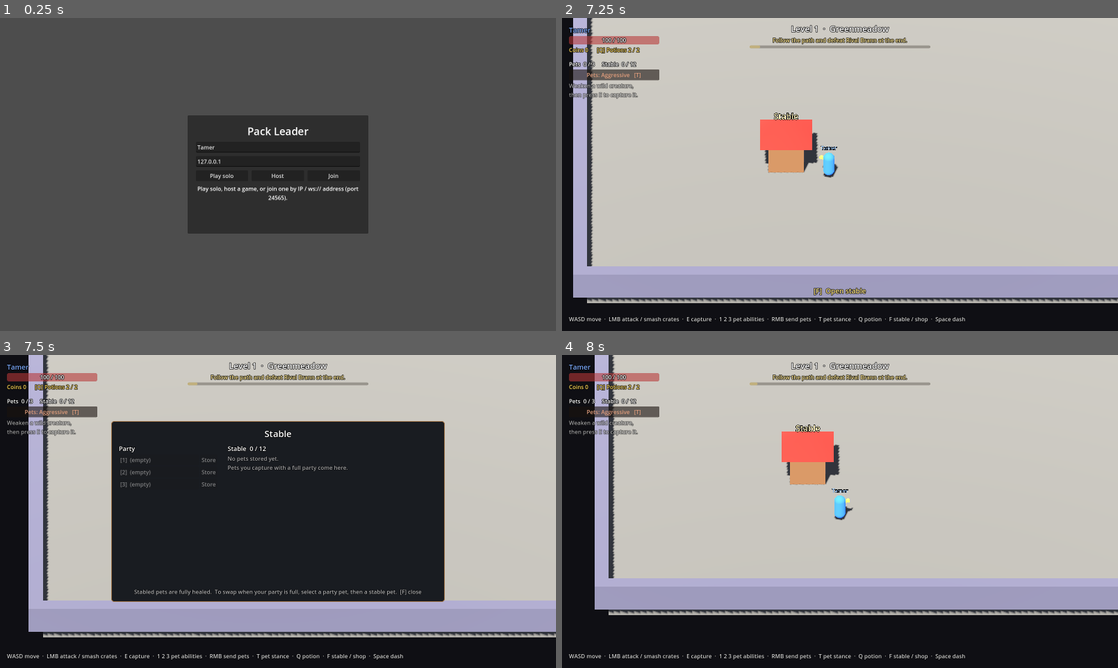
Above: before the commit, frames 1-4 (two rows, left to right).
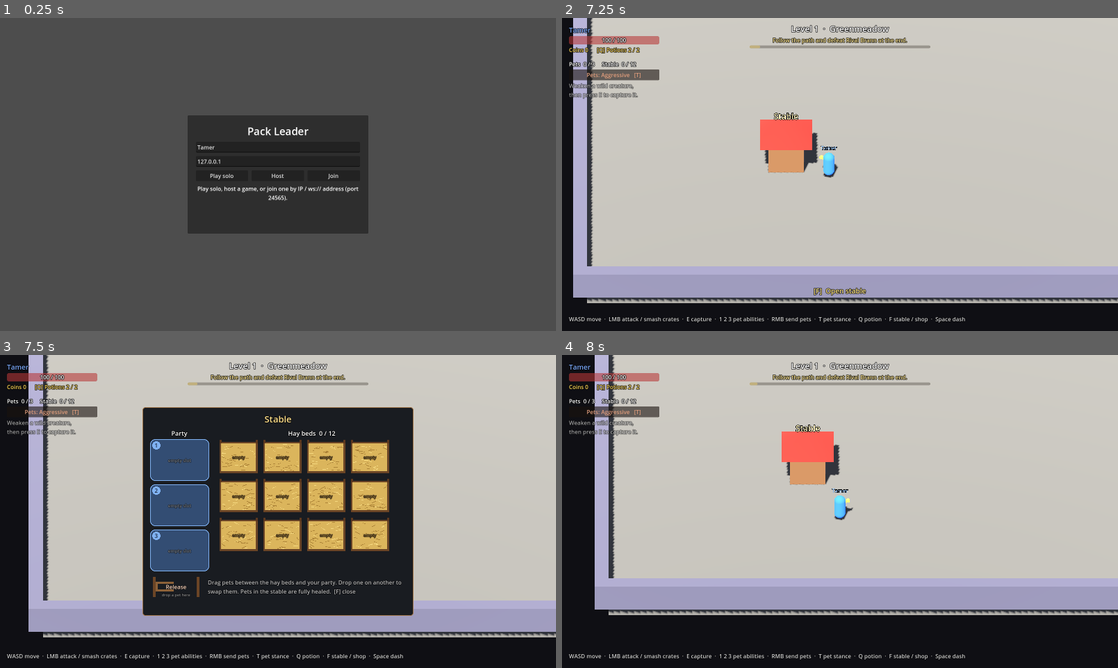
Above: after the commit, the same moments.

Repository: stealer999-design/Pack-Leader
Game: Godot game, scene res://scenes/main.tscn
Same seed, same stepped clock (60 frames per second), same inputs: the game is played once before the commit and once after it.
Inputs (mouse positions are in pixels of both pictures, inside the frame that each line leads up to):
- Up to frame 1 (0.25 s): no input
- Up to frame 2 (7.25 s): click "Play solo" at 0.5 s; click "Pets: Aggressive [T]" at 1.25 s; click "Pets: Passive [T]" at 2 s; tap E (capture) at 2.75, 2.85, 3.5, 3.8, 4.25, 5, 5.1, 5.75, 6.5, 6.8 s; move the mouse to (962, 158) at 2.77 s; hold D (move_right) 2.78-3.53 s; tap F (interact) at 3.05, 3.6, 4.55, 6.05 s; move the mouse to (728, 190) at 3.52 s; hold S (move_down) 3.53-4.28 s; move the mouse to (895, 105) at 4.27 s; press the mouse at (895, 105) at 4.28 s; hold D (move_right) 4.28-5.03 s; move the mouse to (812, 237) at 5.02 s; release the mouse at (812, 237) at 5.03 s; hold W (move_up) 5.03-5.78 s; move the mouse to (1006, 221) at 5.77 s; hold A (move_left) from 5.78 s (still down); right-click (1006, 221) at 5.85 s; move the mouse to (673, 127) at 6.52 s; tap Space (dash) at 6.6 s
- Up to frame 3 (7.5 s): move the mouse to (305, 511) at 7.27 s; release A (move_left) at 7.28 s; hold S (move_down) from 7.28 s (still down); tap F (interact) at 7.35 s
- Up to frame 4 (8 s): keep holding S (move_down)

Frames 1-2 are identical in both runs. In frame 3, 25% of the frame differs, in the area x 20-80%, y 16-84%; in frame 4, nothing differs.

Commit message:
Make the stable a drag-and-drop window with hay beds
The stable window now shows the party as three numbered cushions and the
12 stable places as hay beds with sleeping pets, all drawn in code. Pets
are moved by dragging: bed to party, party to bed, bed to bed, party to
party (which rebinds the ability keys), swapping when the target is taken,
or onto a release gate with a confirmation.

Stable beds are now fixed places, and one server request covers every
move, validated by the host as before.

Co-Authored-By: Claude Opus 5.5 <noreply@anthropic.com>
Claude-Session: https://claude.ai/code/session_01SHXn7uzAhXhqkDiK48VPSa

Diff:
--- a/scenes/hud.tscn
+++ b/scenes/hud.tscn
@@ -1,6 +1,7 @@
-[gd_scene load_steps=4 format=3]
+[gd_scene load_steps=5 format=3]
 
 [ext_resource type="Script" path="res://scripts/hud.gd" id="1_hud"]
+[ext_resource type="Script" path="res://scripts/pet_slot.gd" id="2_pet_slot"]
 
 [sub_resource type="Theme" id="hud_theme"]
 Label/colors/font_outline_color = Color(0, 0, 0, 0.85)
@@ -204,10 +205,10 @@
 anchor_top = 0.5
 anchor_right = 0.5
 anchor_bottom = 0.5
-offset_left = -480.0
-offset_top = -260.0
-offset_right = 480.0
-offset_bottom = 260.0
+offset_left = -390.0
+offset_top = -300.0
+offset_right = 390.0
+offset_bottom = 300.0
 grow_horizontal = 2
 grow_vertical = 2
 theme_override_styles/panel = SubResource("panel_style")
@@ -215,24 +216,24 @@
 [node name="Margin" type="MarginContainer" parent="StablePanel"]
 layout_mode = 2
 theme_override_constants/margin_left = 20
-theme_override_constants/margin_top = 16
+theme_override_constants/margin_top = 14
 theme_override_constants/margin_right = 20
-theme_override_constants/margin_bottom = 16
+theme_override_constants/margin_bottom = 14
 
 [node name="VBox" type="VBoxContainer" parent="StablePanel/Margin"]
 layout_mode = 2
-theme_override_constants/separation = 12
+theme_override_constants/separation = 10
 
 [node name="Title" type="Label" parent="StablePanel/Margin/VBox"]
 layout_mode = 2
+theme_override_colors/font_color = Color(1, 0.88, 0.55, 1)
 theme_override_font_sizes/font_size = 26
 text = "Stable"
 horizontal_alignment = 1
 
 [node name="Columns" type="HBoxContainer" parent="StablePanel/Margin/VBox"]
 layout_mode = 2
-size_flags_vertical = 3
-theme_override_constants/separation = 30
+theme_override_constants/separation = 26
 
 [node name="PartyColumn" type="VBoxContainer" parent="StablePanel/Margin/VBox/Columns"]
 layout_mode = 2
@@ -241,37 +242,54 @@
 layout_mode = 2
 theme_override_font_sizes/font_size = 18
 text = "Party"
-
-[node name="StablePartyList" type="VBoxContainer" parent="StablePanel/Margin/VBox/Columns/PartyColumn"]
-unique_name_in_owner = true
-layout_mode = 2
-
-[node name="StableColumn" type="VBoxContainer" parent="StablePanel/Margin/VBox/Columns"]
+horizontal_alignment = 1
+
+[node name="PartySlots" type="VBoxContainer" parent="StablePanel/Margin/VBox/Columns/PartyColumn"]
+unique_name_in_owner = true
+layout_mode = 2
+theme_override_constants/separation = 10
+
+[node name="BedsColumn" type="VBoxContainer" parent="StablePanel/Margin/VBox/Columns"]
 layout_mode = 2
 size_flags_horizontal = 3
 
-[node name="StableTitle" type="Label" parent="StablePanel/Margin/VBox/Columns/StableColumn"]
+[node name="StableTitle" type="Label" parent="StablePanel/Margin/VBox/Columns/BedsColumn"]
 unique_name_in_owner = true
 layout_mode = 2
 theme_override_font_sizes/font_size = 18
-text = "Stable  0 / 12"
-
-[node name="Scroll" type="ScrollContainer" parent="StablePanel/Margin/VBox/Columns/StableColumn"]
-layout_mode = 2
-size_flags_vertical = 3
-horizontal_scroll_mode = 0
-
-[node name="StableList" type="VBoxContainer" parent="StablePanel/Margin/VBox/Columns/StableColumn/Scroll"]
-unique_name_in_owner = true
+text = "Hay beds  0 / 12"
+horizontal_alignment = 1
+
+[node name="BedGrid" type="GridContainer" parent="StablePanel/Margin/VBox/Columns/BedsColumn"]
+unique_name_in_owner = true
+layout_mode = 2
+theme_override_constants/h_separation = 8
+theme_override_constants/v_separation = 8
+columns = 4
+
+[node name="Bottom" type="HBoxContainer" parent="StablePanel/Margin/VBox"]
+layout_mode = 2
+theme_override_constants/separation = 16
+
+[node name="ReleaseGate" type="Control" parent="StablePanel/Margin/VBox/Bottom"]
+unique_name_in_owner = true
+custom_minimum_size = Vector2(150, 70)
+layout_mode = 2
+script = ExtResource("2_pet_slot")
+kind = "release"
+
+[node name="Hint" type="Label" parent="StablePanel/Margin/VBox/Bottom"]
 layout_mode = 2
 size_flags_horizontal = 3
-
-[node name="Hint" type="Label" parent="StablePanel/Margin/VBox"]
-layout_mode = 2
-modulate = Color(1, 1, 1, 0.65)
-text = "Stabled pets are fully healed.  To swap when your party is full, select a party pet, then a stable pet.  [F] close"
-horizontal_alignment = 1
+modulate = Color(1, 1, 1, 0.7)
+text = "Drag pets between the hay beds and your party. Drop one on another to swap them. Pets in the stable are fully healed.  [F] close"
 autowrap_mode = 3
+
+[node name="ReleaseDialog" type="ConfirmationDialog" parent="."]
+unique_name_in_owner = true
+title = "Release pet?"
+ok_button_text = "Release"
+dialog_text = "Release this pet back into the wild?"
 
 [node name="ShopPanel" type="PanelContainer" parent="."]
 unique_name_in_owner = true
--- a/scripts/hud.gd
+++ b/scripts/hud.gd
@@ -8,10 +8,10 @@
 var _player: Player
 var _party_refresh := 0.0
 var _stable_party_signature := ""
-## Party slot chosen for a swap in the stable window (-1 = none).
-var _selected_slot := -1
-## Stable index waiting for a second click to confirm release (-1 = none).
-var _confirm_release := -1
+var _party_slots: Array[PetSlot] = []
+var _bed_slots: Array[PetSlot] = []
+## The slot whose pet is waiting for the release confirmation.
+var _pending_release: PetSlot
 
 @onready var name_label: Label = %NameLabel
 @onready var health_bar: ProgressBar = %HealthBar
@@ -23,9 +23,11 @@
 @onready var messages: VBoxContainer = %Messages
 @onready var downed_label: Label = %DownedLabel
 @onready var stable_panel: Control = %StablePanel
-@onready var stable_party_list: VBoxContainer = %StablePartyList
+@onready var party_slots_box: VBoxContainer = %PartySlots
+@onready var bed_grid: GridContainer = %BedGrid
 @onready var stable_title: Label = %StableTitle
-@onready var stable_list: VBoxContainer = %StableList
+@onready var release_gate: PetSlot = %ReleaseGate
+@onready var release_dialog: ConfirmationDialog = %ReleaseDialog
 @onready var coins_label: Label = %CoinsLabel
 @onready var stance_button: Button = %StanceButton
 @onready var shop_panel: Control = %ShopPanel
@@ -38,6 +40,7 @@
 
 
 func _ready() -> void:
+	_build_stable_slots()
 	buy_button.pressed.connect(func() -> void: _player.request_buy_potion.rpc_id(1))
 	boost_button.pressed.connect(func() -> void: _player.request_buy_boost.rpc_id(1))
 	stance_button.pressed.connect(func() -> void: _player.request_toggle_stance.rpc_id(1))
@@ -75,7 +78,7 @@
 		_party_refresh = 0.2
 		_rebuild_party()
 		if is_stable_open() and _party_signature() != _stable_party_signature:
-			_rebuild_stable()
+			_refresh_stable()
 
 
 func show_message(text: String, color: Color) -> void:
@@ -139,100 +142,74 @@
 
 
 func open_stable() -> void:
-	_selected_slot = -1
-	_confirm_release = -1
 	stable_panel.show()
-	_rebuild_stable()
+	_refresh_stable()
 
 
 func close_stable() -> void:
 	stable_panel.hide()
+	release_dialog.hide()
 
 
 func _on_stable_changed() -> void:
-	_confirm_release = -1
 	if is_stable_open():
-		_rebuild_stable()
-
-
-func _rebuild_stable() -> void:
+		_refresh_stable()
+
+
+func _build_stable_slots() -> void:
+	for slot in Player.MAX_PARTY:
+		var party_slot := _new_slot("party", slot, Vector2(170, 120))
+		party_slots_box.add_child(party_slot)
+		_party_slots.append(party_slot)
+	for bed in Player.MAX_STABLE:
+		var bed_slot := _new_slot("bed", bed, Vector2(118, 104))
+		bed_grid.add_child(bed_slot)
+		_bed_slots.append(bed_slot)
+	release_gate.dropped.connect(_on_slot_dropped)
+	release_dialog.confirmed.connect(func() -> void:
+		if _pending_release and not _pending_release.pet.is_empty():
+			_player.request_stable_release.rpc_id(1, _pending_release.kind, _pending_release.index)
+		_pending_release = null)
+
+
+func _new_slot(kind: String, index: int, min_size: Vector2) -> PetSlot:
+	var slot := PetSlot.new()
+	slot.kind = kind
+	slot.index = index
+	slot.custom_minimum_size = min_size
+	slot.dropped.connect(_on_slot_dropped)
+	return slot
+
+
+## Shows the current party and beds in the slots.
+func _refresh_stable() -> void:
 	_stable_party_signature = _party_signature()
-	for child in stable_party_list.get_children() + stable_list.get_children():
-		child.queue_free()
-	var party_full := _player.party_is_full()
-	if _player.world.get_party_pet(_player.peer_id, _selected_slot) == null:
-		_selected_slot = -1
-
 	for slot in Player.MAX_PARTY:
 		var pet := _player.world.get_party_pet(_player.peer_id, slot)
-		var row := HBoxContainer.new()
-		var select := Button.new()
-		select.toggle_mode = true
-		select.custom_minimum_size = Vector2(230, 0)
-		select.alignment = HORIZONTAL_ALIGNMENT_LEFT
-		select.text = "[%d]  %s" % [slot + 1, _pet_text(pet.species_index, pet.level) if pet else "(empty)"]
-		select.disabled = pet == null
-		select.button_pressed = slot == _selected_slot
-		select.tooltip_text = "Select, then pick a stable pet to swap with."
-		select.toggled.connect(func(on: bool) -> void:
-			_selected_slot = slot if on else -1
-			_rebuild_stable())
-		row.add_child(select)
-		var store := Button.new()
-		store.text = "Store"
-		store.disabled = pet == null or _player.stable_is_full()
-		store.pressed.connect(func() -> void: _player.request_stable_store.rpc_id(1, slot))
-		row.add_child(store)
-		stable_party_list.add_child(row)
-
-	stable_title.text = "Stable  %d / %d" % [_player.stable.size(), Player.MAX_STABLE]
-	if _player.stable.is_empty():
-		var empty := Label.new()
-		empty.text = "No pets stored yet.\nPets you capture with a full party come here."
-		empty.modulate = Color(1, 1, 1, 0.6)
-		stable_list.add_child(empty)
-	for i in _player.stable.size():
-		var data: Dictionary = _player.stable[i]
-		var row := HBoxContainer.new()
-		var label := Label.new()
-		label.text = _pet_text(data.species, data.level)
-		label.modulate = SpeciesDB.get_species(data.species).color.lightened(0.35)
-		label.custom_minimum_size = Vector2(270, 0)
-		row.add_child(label)
-		var take := Button.new()
-		if not party_full:
-			take.text = "Take"
-		elif _selected_slot >= 0:
-			take.text = "Swap with [%d]" % (_selected_slot + 1)
-		else:
-			take.text = "Take"
-			take.disabled = true
-			take.tooltip_text = "Party is full: select a party pet to swap with."
-		take.pressed.connect(func() -> void:
-			_player.request_stable_take.rpc_id(1, i, _selected_slot if party_full else -1)
-			_selected_slot = -1)
-		row.add_child(take)
-		var release := Button.new()
-		release.text = "Confirm?" if _confirm_release == i else "Release"
-		release.pressed.connect(func() -> void:
-			if _confirm_release == i:
-				_player.request_stable_release.rpc_id(1, i)
-			else:
-				_confirm_release = i
-				_rebuild_stable())
-		row.add_child(release)
-		stable_list.add_child(row)
+		_party_slots[slot].pet = {"species": pet.species_index, "level": pet.level, "fainted": pet.fainted} if pet else {}
+	for bed in Player.MAX_STABLE:
+		var data: Dictionary = _player.stable[bed] if bed < _player.stable.size() else {}
+		_bed_slots[bed].pet = {"species": data.species, "level": data.level} if not data.is_empty() else {}
+	stable_title.text = "Hay beds  %d / %d" % [_player.stable_count(), Player.MAX_STABLE]
+
+
+## A pet was dragged from `from` and dropped on `to`.
+func _on_slot_dropped(from: PetSlot, to: PetSlot) -> void:
+	if from.pet.is_empty():
+		return
+	if to.kind == "release":
+		_pending_release = from
+		var species := SpeciesDB.get_species(from.pet.species)
+		release_dialog.dialog_text = "Release your %s (Lv%d) back into the wild?\nThis can't be undone." \
+				% [species.display_name, from.pet.level]
+		release_dialog.popup_centered()
+		return
+	_player.request_stable_move.rpc_id(1, from.kind, from.index, to.kind, to.index)
 
 
 func _party_signature() -> String:
 	return ",".join(_player.world.get_pets(_player.peer_id).map(
-			func(p: Creature) -> String: return "%s:%d:%d" % [p.name, p.party_slot, p.level]))
-
-
-func _pet_text(species_index: int, level: int) -> String:
-	var species := SpeciesDB.get_species(species_index)
-	var ability_name := species.ability.display_name if species.ability else "-"
-	return "%s  Lv%d  (%s)" % [species.display_name, level, ability_name]
+			func(p: Creature) -> String: return "%s:%d:%d:%s" % [p.name, p.party_slot, p.level, p.fainted]))
 
 
 # --- Always-on HUD -------------------------------------------------------------------
@@ -301,7 +278,7 @@
 func _rebuild_party() -> void:
 	var pets := _player.world.get_pets(_player.peer_id)
 	party_title.text = "Pets  %d / %d     Stable  %d / %d" \
-			% [pets.size(), Player.MAX_PARTY, _player.stable.size(), Player.MAX_STABLE]
+			% [pets.size(), Player.MAX_PARTY, _player.stable_count(), Player.MAX_STABLE]
 	for child in party_list.get_children():
 		child.queue_free()
 	if pets.is_empty():
--- /dev/null
+++ b/scripts/pet_slot.gd
@@ -0,0 +1,174 @@
+class_name PetSlot
+extends Control
+## One place in the stable window: a hay bed, a party slot, or the release gate.
+## Draws its background and (if it holds a pet) the pet, and supports drag and
+## drop: drag a pet from one slot and drop it on another. The HUD decides what a
+## drop means and asks the server to do it.
+
+signal dropped(from: PetSlot, to: PetSlot)
+
+## "bed", "party", "release", or "preview" (the picture that follows the mouse while dragging).
+@export var kind := "bed"
+@export var index := 0
+
+## The pet shown here: {species, level, fainted} or {} for empty.
+var pet := {}:
+	set(v):
+		pet = v
+		tooltip_text = _tooltip()
+		queue_redraw()
+
+var _drop_hover := false
+
+
+func _ready() -> void:
+	mouse_filter = Control.MOUSE_FILTER_STOP
+	mouse_exited.connect(func() -> void:
+		_drop_hover = false
+		queue_redraw())
+
+
+func _get_drag_data(_at: Vector2) -> Variant:
+	if pet.is_empty() or kind == "release" or kind == "preview":
+		return null
+	var preview := PetSlot.new()
+	preview.kind = "preview"
+	preview.pet = pet
+	preview.size = Vector2(84, 84)
+	preview.position = -preview.size * 0.5
+	var holder := Control.new()  # centres the preview on the mouse
+	holder.add_child(preview)
+	set_drag_preview(holder)
+	return {"pet_slot": self}
+
+
+func _can_drop_data(_at: Vector2, data: Variant) -> bool:
+	var ok: bool = data is Dictionary and data.has("pet_slot") and data.pet_slot != self and kind != "preview"
+	if ok != _drop_hover:
+		_drop_hover = ok
+		queue_redraw()
+	return ok
+
+
+func _drop_data(_at: Vector2, data: Variant) -> void:
+	_drop_hover = false
+	queue_redraw()
+	dropped.emit(data.pet_slot, self)
+
+
+func _notification(what: int) -> void:
+	if what == NOTIFICATION_DRAG_END and _drop_hover:
+		_drop_hover = false
+		queue_redraw()
+
+
+# --- Drawing -------------------------------------------------------------------------
+
+func _draw() -> void:
+	match kind:
+		"bed":
+			_draw_hay_bed()
+		"party":
+			_draw_cushion()
+		"release":
+			_draw_gate()
+	if not pet.is_empty():
+		var center := size * Vector2(0.5, 0.47 if kind == "bed" else 0.42)
+		_draw_pet(center, minf(size.x, size.y) * (0.26 if kind != "preview" else 0.38), kind == "bed")
+		if kind != "preview":
+			var species := SpeciesDB.get_species(pet.species)
+			var label := "%s  Lv%d" % [species.display_name, pet.level]
+			_draw_centered_text(label, size.y - 10.0, 13, Color.WHITE)
+	if _drop_hover:
+		draw_rect(Rect2(Vector2(2, 2), size - Vector2(4, 4)), Color(1.0, 0.95, 0.5, 0.9), false, 3.0)
+
+
+func _draw_hay_bed() -> void:
+	var frame := Rect2(Vector2(4, 8), size - Vector2(8, 14))
+	draw_rect(frame, Color(0.42, 0.27, 0.15))  # wooden frame
+	draw_rect(frame.grow(-5), Color(0.86, 0.71, 0.36))  # straw
+	# Straw strands: a fixed pseudo-random pattern per bed, so it doesn't flicker.
+	var rng := RandomNumberGenerator.new()
+	rng.seed = 1000 + index
+	var straw := frame.grow(-7)
+	for i in 34:
+		var from := straw.position + Vector2(rng.randf() * straw.size.x, rng.randf() * straw.size.y)
+		var to := from + Vector2.from_angle(rng.randf_range(-0.5, 0.5) + (PI if rng.randf() < 0.5 else 0.0)) * rng.randf_range(8.0, 18.0)
+		to = to.clamp(straw.position, straw.end)
+		draw_line(from, to, Color(0.68, 0.52, 0.22) if i % 3 else Color(0.96, 0.85, 0.5), 1.5)
+	# Posts at the corners.
+	for corner in [frame.position, Vector2(frame.end.x - 6, frame.position.y)]:
+		draw_rect(Rect2(corner + Vector2(0, -6), Vector2(6, 10)), Color(0.36, 0.22, 0.12))
+	if pet.is_empty():
+		_draw_centered_text("empty", size.y * 0.55, 12, Color(0.45, 0.32, 0.15, 0.8))
+
+
+func _draw_cushion() -> void:
+	var box := StyleBoxFlat.new()
+	box.bg_color = Color(0.2, 0.3, 0.45)
+	box.border_color = Color(0.5, 0.7, 0.95)
+	box.set_border_width_all(2)
+	box.set_corner_radius_all(14)
+	draw_style_box(box, Rect2(Vector2.ZERO, size))
+	draw_circle(Vector2(18, 18), 12.0, Color(0.5, 0.7, 0.95))
+	_draw_text_at(str(index + 1), Vector2(13, 24), 16, Color(0.1, 0.15, 0.25))  # ability key
+	if pet.is_empty():
+		_draw_centered_text("empty slot", size.y * 0.55, 13, Color(1, 1, 1, 0.45))
+
+
+func _draw_gate() -> void:
+	var post := Color(0.42, 0.27, 0.15)
+	draw_rect(Rect2(Vector2(8, 6), Vector2(8, size.y - 12)), post)
+	draw_rect(Rect2(Vector2(size.x - 16, 6), Vector2(8, size.y - 12)), post)
+	for y in [size.y * 0.3, size.y * 0.6]:
+		draw_rect(Rect2(Vector2(16, y), Vector2(size.x * 0.35, 6)), Color(0.55, 0.38, 0.22))  # half-open gate
+	draw_rect(Rect2(Vector2(16, size.y * 0.3), Vector2(6, size.y * 0.3 + 6)), Color(0.55, 0.38, 0.22))
+	_draw_centered_text("Release", size.y * 0.5 + 6, 16, Color(1, 0.85, 0.75))
+	_draw_centered_text("drop a pet here", size.y - 8, 11, Color(1, 1, 1, 0.55))
+
+
+## A pet portrait: body, ears and eyes (closed while sleeping), in its species colour.
+func _draw_pet(center: Vector2, r: float, sleeping: bool) -> void:
+	var species := SpeciesDB.get_species(pet.species)
+	var body := species.color.darkened(0.5) if pet.get("fainted", false) else species.color
+	draw_circle(center + Vector2(0, r * 0.18), r * 1.05, Color(0, 0, 0, 0.25))  # shadow
+	for side in [-1.0, 1.0]:
+		var ear := PackedVector2Array([
+			center + Vector2(side * r * 0.75, -r * 0.45), center + Vector2(side * r * 0.25, -r * 0.8),
+			center + Vector2(side * r * 0.55, -r * 1.35),
+		])
+		draw_colored_polygon(ear, Color(0.15, 0.12, 0.12))
+	draw_circle(center, r, body)
+	draw_circle(center + Vector2(-r * 0.3, -r * 0.35), r * 0.3, body.lightened(0.35))  # shine
+	for side in [-1.0, 1.0]:
+		var eye := center + Vector2(side * r * 0.35, -r * 0.05)
+		if sleeping:
+			draw_arc(eye, r * 0.14, 0.2, PI - 0.2, 8, Color(0.1, 0.1, 0.1), 2.0)
+		else:
+			draw_circle(eye, r * 0.15, Color.WHITE)
+			draw_circle(eye + Vector2(0, r * 0.03), r * 0.07, Color(0.1, 0.1, 0.1))
+	if sleeping:
+		_draw_text_at("z", center + Vector2(r * 0.9, -r * 0.9), 14, Color(1, 1, 1, 0.85))
+		_draw_text_at("z", center + Vector2(r * 1.25, -r * 1.35), 11, Color(1, 1, 1, 0.6))
+
+
+func _draw_centered_text(text: String, baseline: float, font_size: int, color: Color) -> void:
+	var font := get_theme_default_font()
+	var width := font.get_string_size(text, HORIZONTAL_ALIGNMENT_LEFT, -1, font_size).x
+	draw_string_outline(font, Vector2((size.x - width) * 0.5, baseline), text, HORIZONTAL_ALIGNMENT_LEFT, -1,
+			font_size, 4, Color(0, 0, 0, 0.7))
+	draw_string(font, Vector2((size.x - width) * 0.5, baseline), text, HORIZONTAL_ALIGNMENT_LEFT, -1, font_size, color)
+
+
+func _draw_text_at(text: String, at: Vector2, font_size: int, color: Color) -> void:
+	draw_string(get_theme_default_font(), at, text, HORIZONTAL_ALIGNMENT_LEFT, -1, font_size, color)
+
+
+func _tooltip() -> String:
+	if pet.is_empty():
+		return "Empty. Drag a pet here." if kind != "release" else "Drop a pet here to release it into the wild."
+	var species := SpeciesDB.get_species(pet.species)
+	var text := "%s  Lv%d" % [species.display_name, pet.level]
+	if species.ability:
+		text += "\n%s: %s" % [species.ability.display_name, species.ability.description]
+	return text + "\n\nDrag to move it."
--- a/scripts/player.gd
+++ b/scripts/player.gd
@@ -63,7 +63,8 @@
 		if is_node_ready():
 			_apply_downed()
 
-## Stabled pets as data ({species, level, xp}). Authoritative on the server and
+## The stable's hay beds: MAX_STABLE entries, each a pet as data
+## ({species, level, xp}) or {} for an empty bed. Authoritative on the server and
 ## mirrored to the owning client only.
 var stable: Array[Dictionary] = []
 
@@ -106,6 +107,8 @@
 
 func _ready() -> void:
 	add_to_group("players")
+	for i in MAX_STABLE:
+		stable.append({})
 	_material.albedo_color = color
 	$Model/Body.material_override = _material
 	name_label.text = display_name
@@ -230,8 +233,40 @@
 	return world.get_pets(peer_id).size() >= MAX_PARTY
 
 
+func stable_count() -> int:
+	return stable.filter(func(bed: Dictionary) -> bool: return not bed.is_empty()).size()
+
+
 func stable_is_full() -> bool:
-	return stable.size() >= MAX_STABLE
+	return stable_count() >= MAX_STABLE
+
+
+func _first_empty_bed() -> int:
+	for i in stable.size():
+		if stable[i].is_empty():
+			return i
+	return -1
+
+
+func _valid_place(kind: String, index: int) -> bool:
+	if kind == "party":
+		return index >= 0 and index < MAX_PARTY
+	return kind == "bed" and index >= 0 and index < stable.size()
+
+
+## Server: the pet in `bed` joins the party in `slot`; whoever was in that slot
+## takes its place in the bed.
+func _bed_to_party(bed: int, slot: int) -> void:
+	var data := stable[bed]
+	if data.is_empty():
+		return
+	var current := world.get_party_pet(peer_id, slot)
+	if current:
+		stable[bed] = current.to_data()
+		current.queue_free()
+	else:
+		stable[bed] = {}
+	world.spawn_pet(peer_id, data, global_position, slot)
 
 
 # --- Requests (client -> server) -------------------------------------------------
@@ -337,11 +372,11 @@
 		return
 	world.announce.rpc("%s captured a %s!" % [display_name, c.species.display_name], color.lightened(0.3))
 	if party_is_full():
-		stable.append(c.to_data())
+		stable[_first_empty_bed()] = c.to_data()
 		c.queue_free()
 		_push_stable()
 		world.tell(peer_id, "Your party is full, so the %s was sent to the stable (%d/%d)." \
-				% [c.species.display_name, stable.size(), MAX_STABLE], Color(0.6, 0.85, 1.0))
+				% [c.species.display_name, stable_count(), MAX_STABLE], Color(0.6, 0.85, 1.0))
 	else:
 		c.tame(peer_id, world.free_party_slot(peer_id))
 
@@ -396,49 +431,61 @@
 		world.tell(peer_id, error, Color(1, 0.8, 0.5))
 
 
-@rpc("any_peer", "call_local", "reliable")
-func request_stable_store(slot: int) -> void:
-	if not _can_use_stable():
-		return
-	var pet := world.get_party_pet(peer_id, slot)
-	if pet == null or stable_is_full():
-		return
-	stable.append(pet.to_data())
-	pet.queue_free()
+## Drag and drop in the stable window. `kind` is "party" (index = party slot)
+## or "bed" (index = hay bed). Covers every combination:
+## bed -> party: take the pet out (swapping with the pet in that slot, if any);
+## party -> bed: put the pet to bed (swapping with the pet in that bed, if any);
+## bed -> bed / party -> party: swap the two places.
+@rpc("any_peer", "call_local", "reliable")
+func request_stable_move(from_kind: String, from_index: int, to_kind: String, to_index: int) -> void:
+	if not _can_use_stable() or not _valid_place(from_kind, from_index) or not _valid_place(to_kind, to_index):
+		return
+	if from_kind == to_kind and from_index == to_index:
+		return
+	if from_kind == "party" and to_kind == "party":
+		var a := world.get_party_pet(peer_id, from_index)
+		var b := world.get_party_pet(peer_id, to_index)
+		if a:
+			a.party_slot = to_index
+		if b:
+			b.party_slot = from_index
+	elif from_kind == "bed" and to_kind == "bed":
+		var moved := stable[from_index]
+		stable[from_index] = stable[to_index]
+		stable[to_index] = moved
+	elif from_kind == "bed":
+		_bed_to_party(from_index, to_index)
+	else:
+		var pet := world.get_party_pet(peer_id, from_index)
+		if pet == null:
+			return
+		if stable[to_index].is_empty():
+			stable[to_index] = pet.to_data()
+			pet.queue_free()
+		else:
+			_bed_to_party(to_index, from_index)
 	_push_stable()
 
 
-## Takes stable entry `index` into the party. If `swap_slot` >= 0, the pet in
-## that party slot goes into the stable in its place.
-@rpc("any_peer", "call_local", "reliable")
-func request_stable_take(index: int, swap_slot: int) -> void:
-	if not _can_use_stable() or index < 0 or index >= stable.size():
-		return
-	var data := stable[index]
-	var slot := world.free_party_slot(peer_id)
-	if swap_slot >= 0:
-		var swapped := world.get_party_pet(peer_id, swap_slot)
-		if swapped == null:
-			return
-		stable[index] = swapped.to_data()
-		swapped.queue_free()
-		slot = swap_slot
-	elif slot >= 0:
-		stable.remove_at(index)
-	else:
-		return  # party full and no swap chosen
-	world.spawn_pet(peer_id, data, global_position, slot)
+## Releases the pet in a bed or party slot back into the wild.
+@rpc("any_peer", "call_local", "reliable")
+func request_stable_release(kind: String, index: int) -> void:
+	if not _can_use_stable() or not _valid_place(kind, index):
+		return
+	var species_index := -1
+	if kind == "bed" and not stable[index].is_empty():
+		species_index = stable[index].species
+		stable[index] = {}
+	elif kind == "party":
+		var pet := world.get_party_pet(peer_id, index)
+		if pet:
+			species_index = pet.species_index
+			pet.queue_free()
+	if species_index < 0:
+		return
 	_push_stable()
-
-
-@rpc("any_peer", "call_local", "reliable")
-func request_stable_release(index: int) -> void:
-	if not _can_use_stable() or index < 0 or index >= stable.size():
-		return
-	var released: Dictionary = stable.pop_at(index)
-	_push_stable()
-	world.tell(peer_id, "You released your %s back into the wild." \
-			% SpeciesDB.get_species(released.species).display_name, Color(0.8, 0.8, 0.8))
+	world.tell(peer_id, "You released your %s back into the wild." % SpeciesDB.get_species(species_index).display_name,
+			Color(0.8, 0.8, 0.8))
 
 
 # --- Server-side -----------------------------------------------------------------
Not shown, added: scripts/pet_slot.gd.uid
